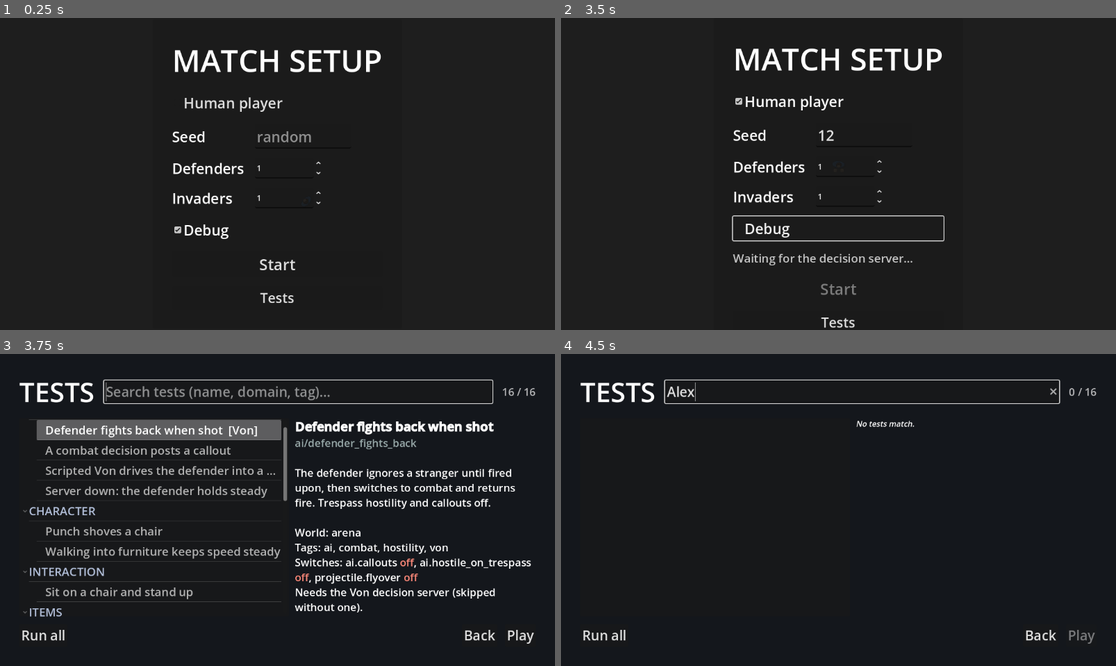
Above: before the commit, frames 1-4 (two rows, left to right).
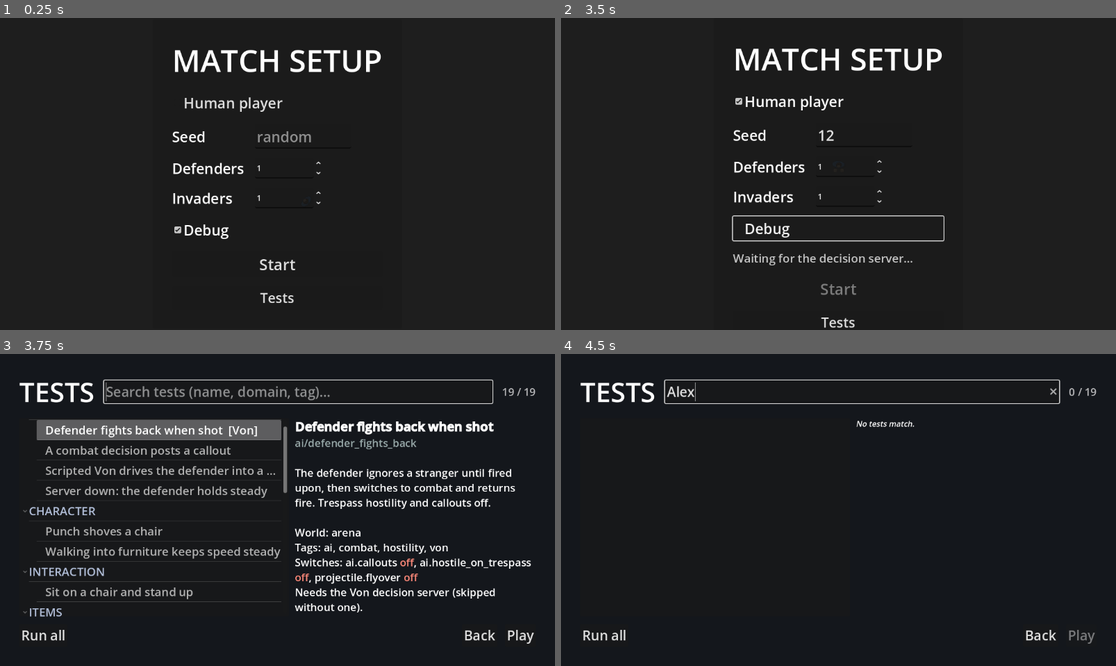
Above: after the commit, the same moments.

Repository: AnthonyThomasson/Example-Godot
Game: Godot game, scene res://scenes/main.tscn
The game is run twice, just before and just after one commit, with the same random seed, the same clock (stepped at 60 frames per second) and the same inputs.
Inputs (mouse positions are in pixels of both pictures, inside the frame that each line leads up to):
- Up to frame 1 (0.25 s): no input
- Up to frame 2 (3.5 s): click (866, 136) at 0.52 s; type "12" at 0.6 s; click "Start" at 1.25 s; click "Human player" at 2 s; click "Debug" at 2.75 s
- Up to frame 3 (3.75 s): click "Tests" at 3.5 s
- Up to frame 4 (4.5 s): click (860, 391) at 4.27 s; type "Alex" at 4.35 s

Frames 1-2 are identical in both runs. In frame 3, less than 0.1% of the frame differs, in the area x 51-97%, y 10-48%; in frame 4, less than 0.1%.

Commit message:
cleanup

Diff:
--- a/scenes/ai/debug/brain_debug.gd
+++ b/scenes/ai/debug/brain_debug.gd
@@ -23,10 +23,12 @@
 const FORCE_SHOW := 4.0
 
 
+## Whether this overlay's toggle is on.
 func _on() -> bool:
 	return show_brain
 
 
+## Draws the overlay from the controller's public debug getters.
 func _paint() -> void:
 	var b := _read("debug_brain")
 	if b.is_empty():
--- a/scenes/ai/debug/combat_debug.gd
+++ b/scenes/ai/debug/combat_debug.gd
@@ -17,10 +17,12 @@
 const DEST := Color(0.9, 0.9, 0.3)
 
 
+## Whether this overlay's toggle is on.
 func _on() -> bool:
 	return show_combat
 
 
+## Draws the overlay from the controller's public debug getters.
 func _paint() -> void:
 	var c := _read("debug_combat")
 	if c.is_empty():
--- a/scenes/ai/debug/contacts_debug.gd
+++ b/scenes/ai/debug/contacts_debug.gd
@@ -16,10 +16,12 @@
 const GHOST_RADIUS := 14.0
 
 
+## Whether this overlay's toggle is on.
 func _on() -> bool:
 	return show_contacts
 
 
+## Draws the overlay from the controller's public debug getters.
 func _paint() -> void:
 	if not _controller.has_method("known_contacts_for_display"):
 		return
--- a/scenes/ai/debug/hearing_debug.gd
+++ b/scenes/ai/debug/hearing_debug.gd
@@ -17,10 +17,12 @@
 const SENT_SHOW := 6.0
 
 
+## Whether this overlay's toggle is on.
 func _on() -> bool:
 	return show_hearing
 
 
+## Draws the overlay from the controller's public debug getters.
 func _paint() -> void:
 	var mem := _read("debug_memory")
 	if mem.is_empty():
--- a/scenes/ai/debug/routes_debug.gd
+++ b/scenes/ai/debug/routes_debug.gd
@@ -26,10 +26,12 @@
 var _cache_from := Vector2.ZERO
 
 
+## Whether this overlay's toggle is on.
 func _on() -> bool:
 	return show_routes
 
 
+## Draws the overlay from the controller's public debug getters.
 func _paint() -> void:
 	var map: RID = _character.get_world_2d().get_navigation_map()
 	var me := _character.global_position
--- a/scenes/ai/debug/stuck_debug.gd
+++ b/scenes/ai/debug/stuck_debug.gd
@@ -15,10 +15,12 @@
 const RING_RADIUS := 20.0
 
 
+## Whether this overlay's toggle is on.
 func _on() -> bool:
 	return show_stuck
 
 
+## Draws the overlay from the controller's public debug getters.
 func _paint() -> void:
 	var p := _read("debug_progress")
 	if p.is_empty():
--- a/scenes/ai/debug/targets_debug.gd
+++ b/scenes/ai/debug/targets_debug.gd
@@ -16,10 +16,12 @@
 const WATCH := Color(0.8, 0.5, 1.0)
 
 
+## Whether this overlay's toggle is on.
 func _on() -> bool:
 	return show_targets
 
 
+## Draws the overlay from the controller's public debug getters.
 func _paint() -> void:
 	var c := _read("debug_combat")
 	if c.is_empty():
--- a/scenes/ai/debug/territory_debug.gd
+++ b/scenes/ai/debug/territory_debug.gd
@@ -14,10 +14,12 @@
 const HOLD := Color(0.4, 0.65, 1.0)
 
 
+## Whether this overlay's toggle is on.
 func _on() -> bool:
 	return show_territory
 
 
+## Draws the overlay from the controller's public debug getters.
 func _paint() -> void:
 	var rooms: Array = _controller.debug_room_zones() if _controller.has_method("debug_room_zones") else []
 	if rooms.is_empty():
--- a/scenes/navigation/nav_builder.gd
+++ b/scenes/navigation/nav_builder.gd
@@ -122,20 +122,27 @@
 ## live `global_transform` on every call, so it reflects where the furniture stands NOW — `rebake`
 ## and `nav_updater.gd` rely on that to re-carve holes as pieces are shoved around in play. A damaged
 ## piece has its primitive collider rebuilt into several deformed ConvexPolygonShape2D pieces, so EACH
-## of a body's collision shapes contributes a footprint — otherwise a dented piece's hole would vanish.
+## of a body's collision shapes contributes to its footprint — otherwise a dented piece's hole would
+## vanish. A body's footprint is the convex hull of those shapes: a dent's notches are far smaller than
+## the agent, and baked in they leave sub-pixel navmesh edges the NavigationServer cannot merge
+## ("navigation map synchronization error").
 static func furniture_holes(house: Node2D) -> Array:
 	var out: Array = []
 	for node in _descendants(house):
 		var body := node as RigidBody2D
 		if body == null or body.freeze:
 			continue
+		var points := PackedVector2Array()
 		for child in body.get_children():
 			var col := child as CollisionShape2D
 			if col == null or col.shape == null:
 				continue
-			var outline := _footprint_world(col)
-			if outline.size() >= 3:
-				out.append(outline)
+			points.append_array(_footprint_world(col))
+		var hull := Geometry2D.convex_hull(points)
+		if hull.size() > 1:
+			hull.remove_at(hull.size() - 1)  # convex_hull closes the ring by repeating the first point
+		if hull.size() >= 3:
+			out.append(hull)
 	return out
 
 
@@ -162,8 +169,13 @@
 	for outline in outlines:
 		var snapped_outline := PackedVector2Array()
 		for p in outline:
-			snapped_outline.append(p.round())
-		out.append(snapped_outline)
+			var q: Vector2 = p.round()
+			if snapped_outline.is_empty() or snapped_outline[snapped_outline.size() - 1] != q:
+				snapped_outline.append(q)
+		if snapped_outline.size() > 1 and snapped_outline[0] == snapped_outline[snapped_outline.size() - 1]:
+			snapped_outline.remove_at(snapped_outline.size() - 1)
+		if snapped_outline.size() >= 3:
+			out.append(snapped_outline)
 	return out
 
 
--- a/scenes/objects/art/floor_painter.gd
+++ b/scenes/objects/art/floor_painter.gd
@@ -66,6 +66,7 @@
 	return 1.0 if minf(m, period - m) <= half_width else 0.0
 
 
+## 1 when `local` lies on a grid line of either axis, else 0.
 static func _on_grid(local: Vector2, period: float, px: float, half_width: float) -> float:
 	return maxf(_on_line(local.x, period, px, half_width), _on_line(local.y, period, px, half_width))
 
--- a/scenes/physics/blood_surface.gd
+++ b/scenes/physics/blood_surface.gd
@@ -19,6 +19,7 @@
 	return id
 
 
+## Removes a registered surface by the id `register` returned.
 static func unregister(id: int) -> void:
 	_surfaces.erase(id)
 
--- a/scenes/testing/test_browser.gd
+++ b/scenes/testing/test_browser.gd
@@ -46,7 +46,7 @@
 	get_tree().change_scene_to_file(MAIN_SCENE)
 
 
-## Run all: start a headless run of every test in a fresh output dir and watch it from `_process`.
+## Run all: start a headless run of every test (Von tests included) in a fresh output dir and watch it from `_process`.
 func _on_run_all() -> void:
 	if _pid != -1:
 		return
@@ -55,7 +55,7 @@
 	_pid = OS.create_process(OS.get_executable_path(), [
 		"--headless", "--path", ProjectSettings.globalize_path("res://"), "--fixed-fps", "60",
 		"--log-file", _out_dir.path_join("godot.log"),
-		"res://scenes/testing/test_runner.tscn", "--", "--run-tests", "--out=" + _out_dir])
+		"res://scenes/testing/test_runner.tscn", "--", "--run-tests", "--include-von", "--out=" + _out_dir])
 	if _pid == -1:
 		_window.set_run_status("Could not start the test run")
 		return
--- a/scenes/testing/test_catalog.gd
+++ b/scenes/testing/test_catalog.gd
@@ -74,6 +74,7 @@
 	return true
 
 
+## Test file paths under `dir_path`, found recursively.
 static func _find(dir_path: String) -> Array:
 	var out: Array = []
 	var dir := DirAccess.open(dir_path)
--- a/scenes/testing/test_context.gd
+++ b/scenes/testing/test_context.gd
@@ -311,6 +311,7 @@
 	return events.map(func(e): return { "topic": String(e["topic"]), "time": snappedf(e["time"], 0.01), "data": _plain(e["data"]) })
 
 
+## Formats a Vector2 as a rounded "(x, y)" string.
 static func _vec(v: Vector2) -> String:
 	return "(%.0f, %.0f)" % [v.x, v.y]
 
--- a/scenes/ui/drag_handle.gd
+++ b/scenes/ui/drag_handle.gd
@@ -18,6 +18,7 @@
 	handle.gui_input.connect(_on_gui_input)
 
 
+## Starts or ends a drag on left-button press or release.
 func _on_gui_input(event: InputEvent) -> void:
 	if event is InputEventMouseButton and event.button_index == MOUSE_BUTTON_LEFT:
 		_dragging = event.pressed
@@ -40,6 +41,7 @@
 	_shift(fix)
 
 
+## Moves the target panel by `delta`.
 func _shift(delta: Vector2) -> void:
 	_target.offset_left += delta.x
 	_target.offset_right += delta.x
--- /dev/null
+++ b/tests/navigation/dented_furniture_rebake_test.gd
@@ -0,0 +1,34 @@
+extends GameTest
+
+## Shooting a chair dents its collider into a jagged polygon and shoves it against the arena wall; the
+## re-bake that follows must produce a map the NavigationServer accepts (any engine error fails the
+## test) and a path across the arena still exists.
+
+
+func describe() -> Dictionary:
+	return {
+		"name": "Re-baking around a dented chair",
+		"description": "A chair is shot and shoved; after the re-bake the nav map syncs without error and still routes across the arena.",
+		"tags": ["navigation", "rebake", "deformation", "furniture"],
+		"timeout": 10.0,
+	}
+
+
+func configure(s: TestSetup) -> void:
+	s.arena(Rect2(0, 0, 700, 400))
+	s.switch(&"projectile.flyover", false)
+	s.switch(&"nav.rebake", true)
+	s.actor(&"shooter", &"puppet", Vector2(120, 200), { "start_slot": 3 })
+	s.object(&"chair", "chair", Vector2(500, 200))
+
+
+func run(t: TestContext) -> void:
+	var shooter := t.puppet(&"shooter")
+	var chair := t.object(&"chair")
+	shooter.aim_at(chair.global_position)
+	await t.seconds(0.5)
+	shooter.shoot()
+	await t.seconds(3.0)  # past two re-bake ticks
+	var map := t.world.get_world_2d().navigation_map
+	var path := NavigationServer2D.map_get_path(map, Vector2(60, 100), Vector2(640, 300), false)
+	t.check(path.size() >= 2, "the re-baked map still routes across the arena")
--- /dev/null
+++ b/tests/physics/shot_spawns_debris_test.gd
@@ -0,0 +1,37 @@
+extends GameTest
+
+## A pistol shot that strikes a chair sprays debris (Physics.spawn_debris), and the debris stays
+## near the impact point.
+
+
+func describe() -> Dictionary:
+	return {
+		"name": "A shot sprays debris",
+		"description": "A puppet shoots a chair; debris chips spawn and the first one starts within a few pixels of the chair.",
+		"tags": ["debris", "hittable", "pistol", "chair"],
+		"timeout": 6.0,
+	}
+
+
+func configure(s: TestSetup) -> void:
+	s.arena(Rect2(0, 0, 700, 400))
+	s.switch(&"projectile.flyover", false)
+	s.actor(&"shooter", &"puppet", Vector2(120, 200), { "start_slot": 3 })
+	s.object(&"chair", "chair", Vector2(500, 200))
+
+
+## The debris chips currently in the world (they sit under the arena, not the world root).
+func _chips(t: TestContext) -> Array:
+	return t.world.find_children("*", "Node2D", true, false).filter(func(n): return String(n.name).begins_with("Debris") and not String(n.name).begins_with("DebrisVisuals"))
+
+
+func run(t: TestContext) -> void:
+	var shooter := t.puppet(&"shooter")
+	var chair := t.object(&"chair")
+	shooter.aim_at(chair.global_position)
+	await t.seconds(0.5)
+	shooter.shoot()
+	if not t.require(await t.until(func(): return _chips(t).size() > 0, 2.0), "the shot spawns debris"):
+		return
+	var chip: Node2D = _chips(t)[0]
+	t.expect_near(chip.global_position.x, chair.global_position.x, 40.0, "debris starts at the chair")
--- /dev/null
+++ b/tests/physics/shot_without_debris_test.gd
@@ -0,0 +1,38 @@
+extends GameTest
+
+## The same shot as shot_spawns_debris with the `physics.debris` switch off: the chair is still hit,
+## but no debris spawns.
+
+
+func describe() -> Dictionary:
+	return {
+		"name": "No debris with the debris switch off",
+		"description": "physics.debris off: a chair is shot and takes the hit, with no debris spawned.",
+		"tags": ["debris", "switch", "chair"],
+		"timeout": 6.0,
+	}
+
+
+func configure(s: TestSetup) -> void:
+	s.arena(Rect2(0, 0, 700, 400))
+	s.switch(&"projectile.flyover", false)
+	s.switch(&"physics.debris", false)
+	s.actor(&"shooter", &"puppet", Vector2(120, 200), { "start_slot": 3 })
+	s.object(&"chair", "chair", Vector2(500, 200))
+
+
+## The debris chips currently in the world (they sit under the arena, not the world root).
+func _chips(t: TestContext) -> Array:
+	return t.world.find_children("*", "Node2D", true, false).filter(func(n): return String(n.name).begins_with("Debris") and not String(n.name).begins_with("DebrisVisuals"))
+
+
+func run(t: TestContext) -> void:
+	var shooter := t.puppet(&"shooter")
+	var chair := t.object(&"chair")
+	shooter.aim_at(chair.global_position)
+	await t.seconds(0.5)
+	shooter.shoot()
+	if not t.require(await t.until(func(): return t.happened(&"hit", func(d): return d["victim"] == chair), 2.0), "a hit event names the chair"):
+		return
+	await t.seconds(1.0)
+	t.expect_eq(_chips(t).size(), 0, "no debris was spawned")
Not shown, changed: .claude/skills/analysis-cleanup/SKILL.md
Not shown, changed: .claude/skills/domain-ai-debug/SKILL.md
Not shown, changed: .claude/skills/domain-navigation/SKILL.md
Not shown, changed: .claude/skills/domain-testing/SKILL.md
Not shown, added: .claude/skills/fix/SKILL.md
